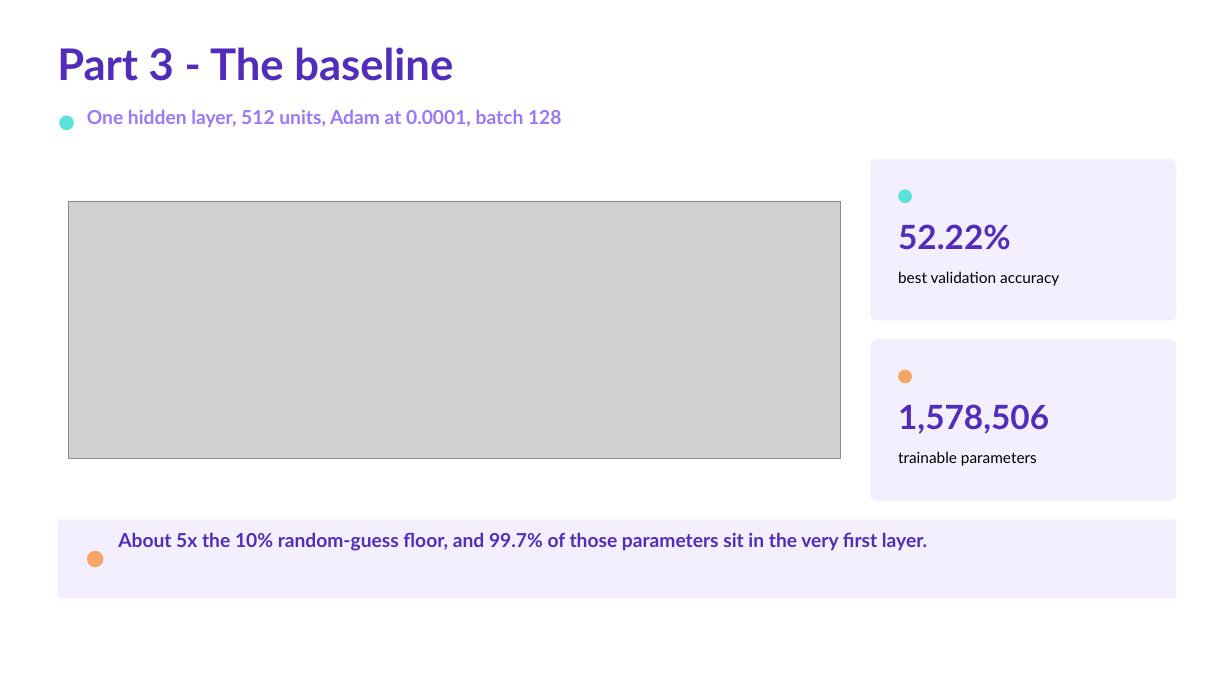
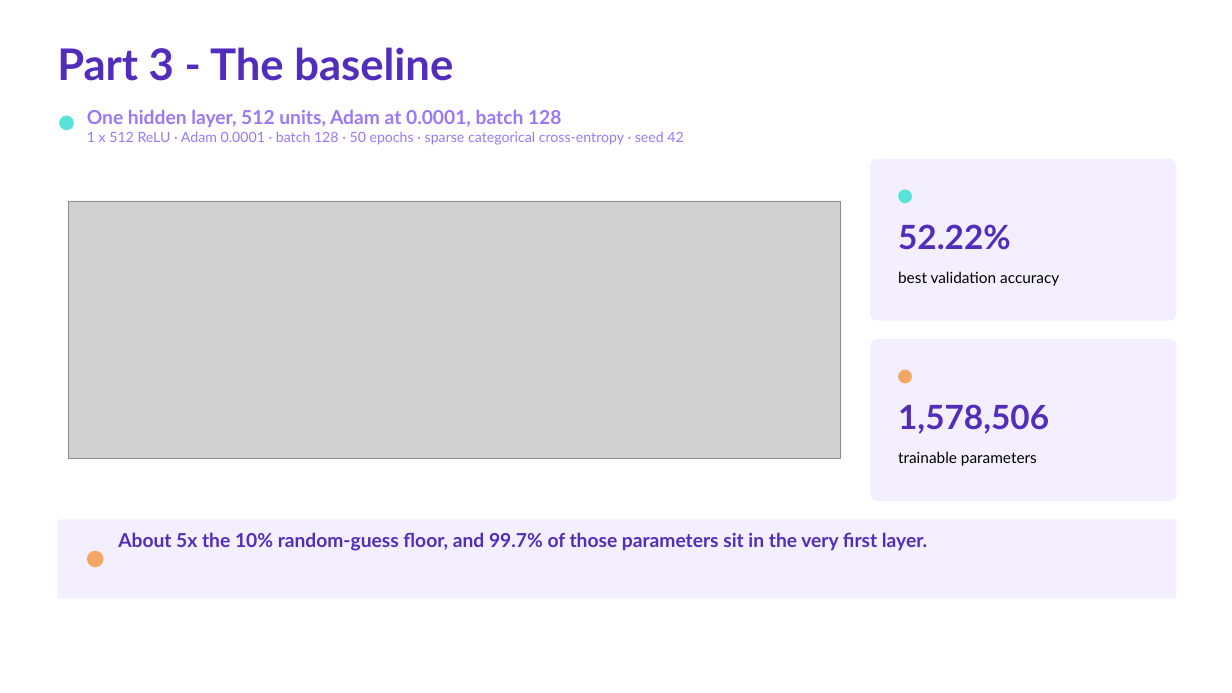
Before and after one commit to khaliddosari/Deep-Learning-Project-Tuwaiq, a slide deck: slide 5 of Docs/Deep Learning Capstone Presentation.pptx. Drawn at 1232x693 pixels with LibreOffice and Linux fonts; fonts in the diff are those of the drawing; grey boxes stand for pictures. Boxes give left, top, right and bottom in pixels: in the first picture for what was removed or moved away, otherwise in the second. Text is boxed around its words. In the diff, an @@ line names an element or a change of style, - is before the commit and + after.

```diff
--- a/Docs/Deep Learning Capstone Presentation.pptx
+++ b/Docs/Deep Learning Capstone Presentation.pptx
@@ text at box(87, 131, 683, 145): paragraph added @@
+1 x 512 ReLU · Adam 0.0001 · batch 128 · 50 epochs · sparse categorical cross-entropy · seed 42
```
Also in this commit, not shown: 12 other slides changed, 42 other files.
